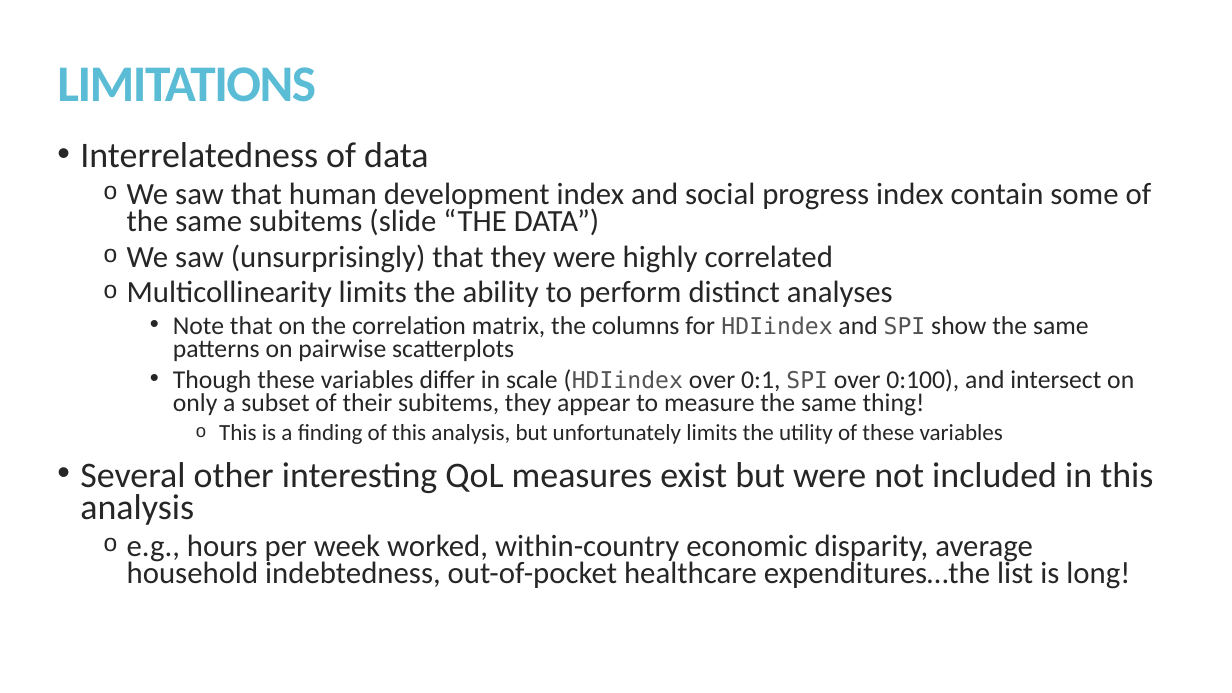
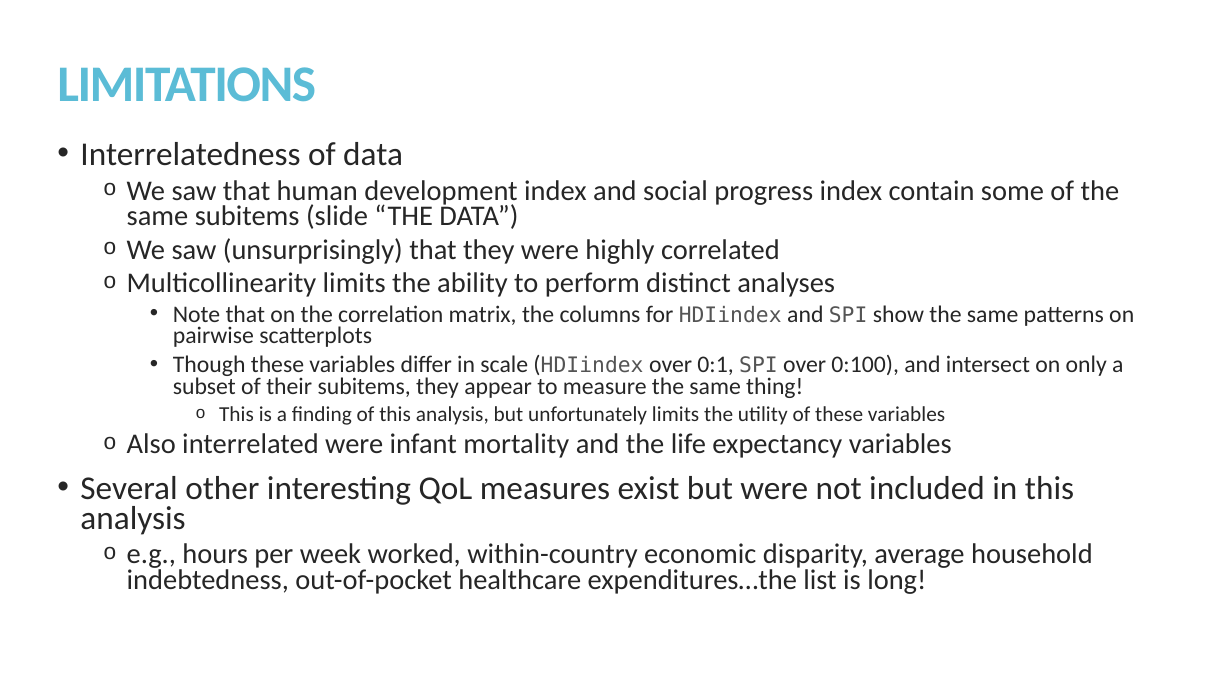
Before and after one commit to kmprioliPROF/MAT_8452_Final_Project, a slide deck: slide 21 of Prioli_Final_Proj.pptx. Drawn at 1232x693 pixels with LibreOffice and Linux fonts; fonts in the diff are those of the drawing. Boxes give left, top, right and bottom in pixels: in the first picture for what was removed or moved away, otherwise in the second. Text is boxed around its words. In the diff, an @@ line names an element or a change of style, - is before the commit and + after.

```diff
--- a/Prioli_Final_Proj.pptx
+++ b/Prioli_Final_Proj.pptx
@@ text at bbox=[80, 142, 1134, 594]: size 28 to 25.9 pt in "Interrelatedness of data", "Several other interesting QoL measures exist but ..."; size 24 to 22.2 pt in "We saw that human development index and ...", "We saw (unsurprisingly) that they were highly ...", "Multicollinearity limits the ability to perform distinct ...", "e.g., hours per week worked, within-country economic ..."; size 20 to 18.5 pt in "Note that on the correlation matrix, the ...", "Though these variables differ in scale (HDIindex ..."; size 18 to 16.6 pt in "HDIindex SPI", "(HDIindex SPI", "This is a finding of this analysis, ..." @@
@@ text at bbox=[127, 433, 952, 458]: paragraph added @@
+  o Also interrelated were infant mortality and the life expectancy variables
```
Also in this commit, not shown: 8 other slides changed, 2 other files.
